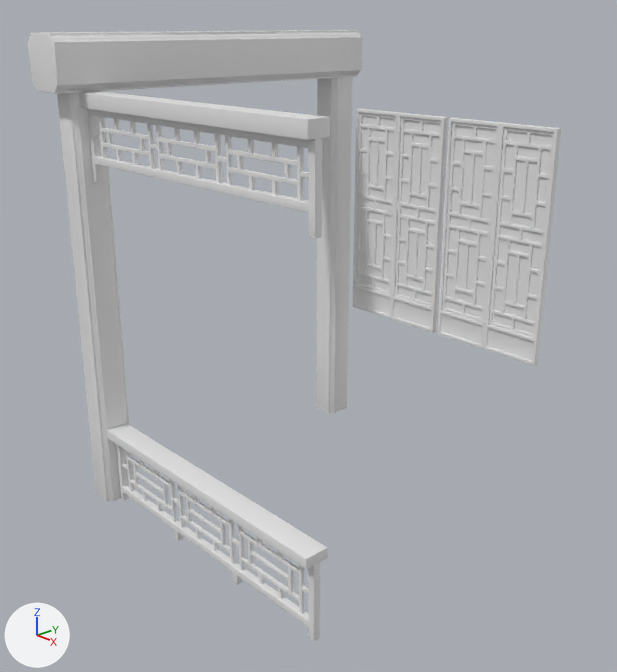
One commit to the Blender file assets/temple_mur.blend: the scene before it, then after it.
The view is the same before and after, from a 50 mm camera at (2.87, -2.35, 2.85) aimed at (-0.63, 0.84, 1.12). Every picture has the same lights, and +X, +Y and +Z are marked at lower left.

Names of what the first picture shows: 'Barriere', 'Barriere haute', 'Pillier arriere', 'Pillier avant', 'Poutre', 'Rampe', 'Rampe haute', 'Volet Deco Droit', 'Volet Deco Droit.001', 'Volet Deco Gauche', 'Volet Deco Gauche.001', 'Volet droit', 'Volet droit.001', 'Volet gauche', 'Volet gauche.001', 'Volet papier', 'Volet papier.001'.
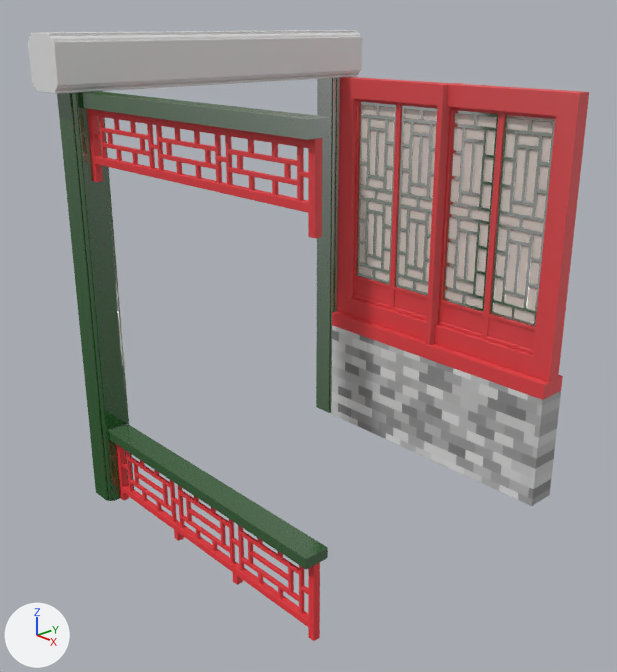
What differs and where, as boxes (x1, y1, x2, y2) in the pictures (617 x 672 px):
'Grand tour fenetre', added: after (337, 77, 589, 382)
'Cube', added: after (331, 325, 561, 506)
'Pillier avant', recoloured (grey to green): (57, 91, 134, 501) in both
'Volet papier', moved: before (445, 125, 552, 334); after (446, 114, 553, 323)
'Barriere haute', recoloured (grey to red): (87, 109, 322, 238) in both
'Pillier arriere', recoloured: (316, 77, 353, 413) in both
'Volet papier.001', moved: before (359, 115, 440, 304); after (359, 105, 437, 293)
'Barriere', recoloured (grey to red): (116, 444, 320, 641) in both
'Rampe', recoloured (white to green): (107, 424, 328, 570) in both
'Rampe haute', recoloured: (79, 91, 330, 140) in both
'Volet Deco Droit', recoloured, moved: before (489, 127, 554, 338); after (490, 115, 555, 327)
'Volet Deco Gauche', recoloured, moved: before (442, 122, 497, 322); after (443, 110, 498, 312)
'Volet droit', recoloured, moved (grey to red): before (484, 123, 561, 365); after (484, 111, 556, 354)
'Rebord fenetre', added: after (332, 311, 563, 400)
'Volet Deco Droit.001', recoloured, moved: before (395, 116, 441, 307); after (395, 105, 437, 296)
'Volet Deco Gauche.001', recoloured, moved: before (356, 112, 396, 295); after (356, 102, 396, 285)
'Volet droit.001', recoloured, moved (grey to red): before (391, 113, 448, 332); after (391, 102, 437, 321)
'Volet gauche', recoloured, moved (grey to red): before (437, 118, 503, 349); after (438, 107, 501, 339)
'Volet gauche.001', recoloured, moved (grey to red): before (353, 109, 401, 319); after (353, 99, 398, 309)

The change, as a list of edits to the scene's bpy script:
```text
Add ng_pbr_dielectric:
    ng_pbr_dielectric = bpy.data.node_groups.new('PBR Dielectric', 'ShaderNodeTree')
    # nodes: BsdfDiffuse, Group, Math
    # colours: red #e7252e
Add ng_reflection:
    ng_reflection = bpy.data.node_groups.new('Reflection', 'ShaderNodeTree')
    # nodes: BsdfAnisotropic, Group, Math, Mix, MixShader
    # colours: white #ffffff
Add ng_fresnel:
    ng_fresnel = bpy.data.node_groups.new('Fresnel', 'ShaderNodeTree')
    # nodes: Fresnel, LayerWeight, Math, Mix, NewGeometry
Add mat_peinture_rouge:
    mat_peinture_rouge = bpy.data.materials.new('Peinture rouge')
    mat_peinture_rouge.use_nodes = True; mat_peinture_rouge.node_tree.nodes.clear()
    _N = mat_peinture_rouge.node_tree.nodes; _L = mat_peinture_rouge.node_tree.links
    n0 = _N.new('ShaderNodeOutputMaterial'); n0.name = 'Material Output'
    n1 = _N.new('ShaderNodeGroup'); n1.name = 'Group'
    n1.node_tree = ng_pbr_dielectric
    n1.inputs[0].default_value = (0.8, 0.0188, 0.0277, 1.0)  # 'Color', red #e7252e
    n1.inputs[1].default_value = 0.673  # 'Roughness'
    n1.inputs[2].default_value = 0.218  # 'Reflection'
    n1.inputs[3].default_value = (0.0, 0.0, 0.0)  # 'Normal'
    _L.new(n1.outputs[0], n0.inputs[0])  # 'Shader' to 'Surface'
Add mat_peinture_verte:
    mat_peinture_verte = bpy.data.materials.new('Peinture verte')
    mat_peinture_verte.use_nodes = True; mat_peinture_verte.node_tree.nodes.clear()
    _N = mat_peinture_verte.node_tree.nodes; _L = mat_peinture_verte.node_tree.links
    n0 = _N.new('ShaderNodeOutputMaterial'); n0.name = 'Material Output'
    n1 = _N.new('ShaderNodeGroup'); n1.name = 'Group'
    n1.node_tree = ng_pbr_dielectric
    n1.inputs[0].default_value = (0.00423, 0.0916, 0.0054, 1.0)  # 'Color', dark green #0e5511
    n1.inputs[1].default_value = 0.118  # 'Roughness'
    n1.inputs[2].default_value = 0.173  # 'Reflection'
    n1.inputs[3].default_value = (0.0, 0.0, 0.0)  # 'Normal'
    _L.new(n1.outputs[0], n0.inputs[0])  # 'Shader' to 'Surface'
Add mat_briques:
    mat_briques = bpy.data.materials.new('Briques')
    # nodes: Group, Mapping, OutputMaterial, TexBrick, TexCoord
Change me_cube_001:
    where me_cube_001.from_pydata(...)  # 528 vertices, 574 faces; spans x -0.249..0.091, y -0.01..0.01, z -0.01..1.21
    add me_cube_001.materials.append(mat_peinture_verte)
Change me_cube_002:
    where me_cube_002.from_pydata(...)  # 60 vertices, 60 faces; spans x -0.37..0.01, y -0.02..0.02, z -0.16..1.25
    add me_cube_002.materials.append(mat_peinture_rouge)
Change me_cube_010:
    where me_cube_010.from_pydata(...)  # 144 vertices, 130 faces; spans x -0.1..0.1, y -0.1..0.1, z -0.1..2.4
    add me_cube_010.materials.append(mat_peinture_verte)
Change me_cube_008:
    where me_cube_008.from_pydata(...)  # 12 vertices, 10 faces; spans x -0.04..1.78, y -0.06..0.06, z -0.04..0.04
    add me_cube_008.materials.append(mat_peinture_verte)
Change me_cube_007:
    where me_cube_007.from_pydata(...)  # 736 vertices, 804 faces; spans x -1.71..0.11, y -0.02..0.02, z -0.35..0.05
    add me_cube_007.materials.append(mat_peinture_rouge)
Change me_cube_006:
    where me_cube_006.from_pydata(...)  # 12 vertices, 10 faces; spans x -0.1..1.72, y -0.07..0.07, z -0.1..-0.04
    add me_cube_006.materials.append(mat_peinture_verte)
Change me_cube_004:
    where me_cube_004.from_pydata(...)  # 144 vertices, 130 faces; spans x -0.1..0.1, y -0.1..0.1, z -0.1..2.4
    add me_cube_004.materials.append(mat_peinture_verte)
Change me_cube:
    where me_cube.from_pydata(...)  # 804 vertices, 878 faces; spans x -1.47..0.35, y -0.02..0.02, z -0.1..0.34
    add me_cube.materials.append(mat_peinture_rouge)
Change ob_volet_deco_droit_001:
    ob_volet_deco_droit_001.location: (-0.69, 1.94, 1.07) -> (-0.69, 1.94, 1.14)
Change ob_volet_droit_001:
    ob_volet_droit_001.location: (-0.59, 1.94, 1.05) -> (-0.59, 1.94, 1.12)
Change ob_volet_gauche_001:
    ob_volet_gauche_001.location: (-0.97, 1.94, 1.05) -> (-0.97, 1.94, 1.12)
Change ob_volet_deco_gauche_001:
    ob_volet_deco_gauche_001.location: (-1.07, 1.94, 1.07) -> (-1.07, 1.94, 1.14)
Change ob_volet_papier_001:
    ob_volet_papier_001.location: (-0.99, 1.94, 1.67) -> (-0.99, 1.94, 1.74)
Change ob_volet_papier:
    ob_volet_papier.location: (-0.19, 1.94, 1.67) -> (-0.19, 1.94, 1.74)
Change ob_volet_deco_gauche:
    ob_volet_deco_gauche.location: (-0.27, 1.94, 1.07) -> (-0.27, 1.94, 1.14)
Change ob_volet_gauche:
    ob_volet_gauche.location: (-0.17, 1.94, 1.05) -> (-0.17, 1.94, 1.12)
Change ob_volet_droit:
    ob_volet_droit.location: (0.21, 1.94, 1.05) -> (0.21, 1.94, 1.12)
Change ob_volet_deco_droit:
    ob_volet_deco_droit.location: (0.11, 1.94, 1.07) -> (0.11, 1.94, 1.14)
Add ob_grand_tour_fenetre:
    ob_grand_tour_fenetre = bpy.data.objects.new('Grand tour fenetre', me_cube_003)  # 64 vertices, 66 faces; spans x -1.74..0.08, y -0.09..0.09, z -1.62..0.05; modifiers BEVEL
    ob_grand_tour_fenetre.location = (0.27, 1.94, 2.449)
Add ob_rebord_fenetre:
    ob_rebord_fenetre = bpy.data.objects.new('Rebord fenetre', me_cube_005)  # a box spanning x -1.77..0.05, y -0.1..0.1, z -0.05..0.05; modifiers BEVEL
    ob_rebord_fenetre.location = (0.3, 1.94, 0.779)
Add ob_cube:
    ob_cube = bpy.data.objects.new('Cube', me_cube_011)  # a box spanning x -0.93..0.89, y -0.05..0.15, z -0.05..0.68; modifiers BEVEL
    ob_cube.location = (-0.54, 1.89, 0.049)
```
